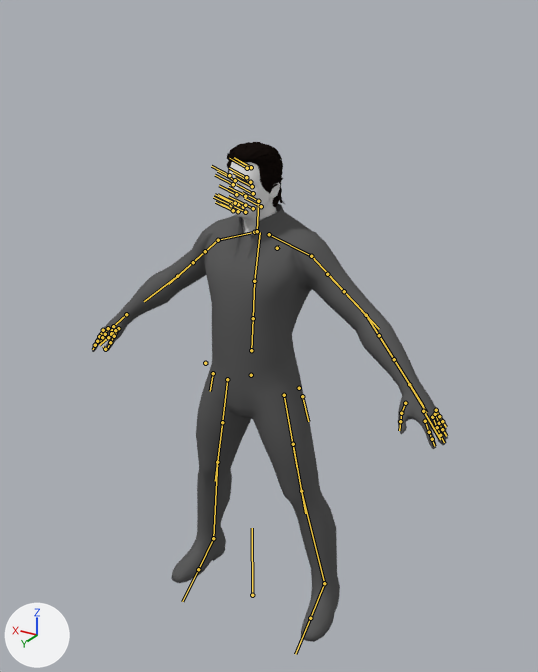
Before and after pictures for a commit that changed the Blender file models/characters/flynn.blend.
Before and after are seen from a camera (50 mm lens) standing at (-1.33, 2.08, 2.25) and looking at (-0.06, -0.03, 1.19). Every picture has the same lights, and +X, +Y and +Z are marked at lower left. The bones that bend it are drawn over the model as lines.

The first picture shows 'flynn body', 'flynn hair', 'flynn head'.
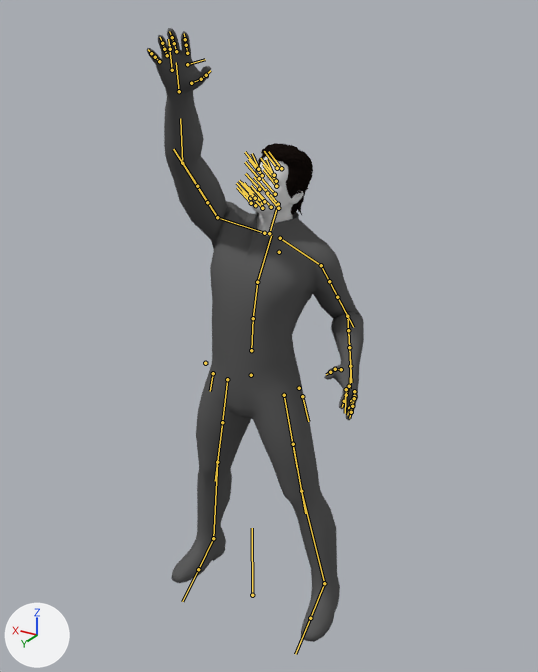
The newer file adds an action. The first version stands in its rest pose; the second is drawn at frame 20 of the action 'clu disk X'.

Changed parts and their boxes [x1, y1, x2, y2] in the pictures (538 x 672 px):
'flynn body', posed (39% narrower, 40% taller): before [92, 204, 448, 642]; after [147, 28, 364, 642]
'flynn head', posed (8% taller): before [228, 160, 280, 235]; after [251, 156, 303, 237]
'flynn hair', posed (11% taller): before [227, 142, 285, 207]; after [255, 143, 313, 215]
bone 'spine 2', root to tip: before (253, 318) to (254, 281); after (253, 318) to (257, 282)
bone 'spine 3', root to tip: before (254, 281) to (260, 232); after (257, 282) to (271, 235)
bone 'arm right shoulder 1', root to tip: before (254, 232) to (218, 240); after (264, 233) to (217, 217)
bone 'arm right shoulder 2', root to tip: before (218, 240) to (191, 263); after (217, 217) to (196, 184)
bone 'arm right elbow', root to tip: before (177, 276) to (144, 301); after (182, 163) to (180, 118)
bone 'arm left shoulder 1', root to tip: before (269, 234) to (311, 256); after (280, 238) to (321, 265)
bone 'arm left shoulder 2', root to tip: before (311, 256) to (346, 293); after (321, 265) to (338, 298)
bone 'arm left elbow', root to tip: before (366, 315) to (394, 359); after (347, 316) to (349, 347)
bone 'head neck lower', root to tip: before (257, 231) to (258, 201); after (269, 233) to (278, 204)
bone 'head neck upper', root to tip: before (258, 201) to (242, 192); after (278, 204) to (265, 189)

The change in detail:
Bone 'spine 1' (bone_spine_1) turns from (0, 0, 0) to (0, -1, -1) degrees about its own x, y and z.
Bone 'spine 2' (bone_spine_2) turns from (0, 0, 0) to (1, 7, -4) degrees about its own x, y and z.
Bone 'spine 3' (bone_spine_3) turns from (0, 0, 0) to (-7, 2, -4) degrees about its own x, y and z.
Bone 'arm right shoulder 1' (bone_arm_right_shoulder_1) turns from (0, 0, 0) to (23, 46, 45) degrees about its own x, y and z.
Bone 'arm right shoulder 2' (bone_arm_right_shoulder_2) turns from (0, 0, 0) to (-31, 29, 39) degrees about its own x, y and z.
Bone 'arm right elbow' (bone_arm_right_elbow) turns from (0, 0, 0) to (-8, -2, -3) degrees about its own x, y and z.
Bone 'arm left shoulder 1' (bone_arm_left_shoulder_1) turns from (0, 0, 0) to (1, -1, 3) degrees about its own x, y and z.
Bone 'arm left shoulder 2' (bone_arm_left_shoulder_2) turns from (0, 0, 0) to (7, 11, 36) degrees about its own x, y and z.
Bone 'arm left elbow' (bone_arm_left_elbow) turns from (0, 0, 0) to (-33, -37, -55) degrees about its own x, y and z.
Bone 'head neck lower' (bone_head_neck_lower) turns from (0, 0, 0) to (-3, 0, -1) degrees about its own x, y and z.
Bone 'head neck upper' (bone_head_neck_upper) turns from (0, 0, 0) to (-2, -9, 12) degrees about its own x, y and z.
